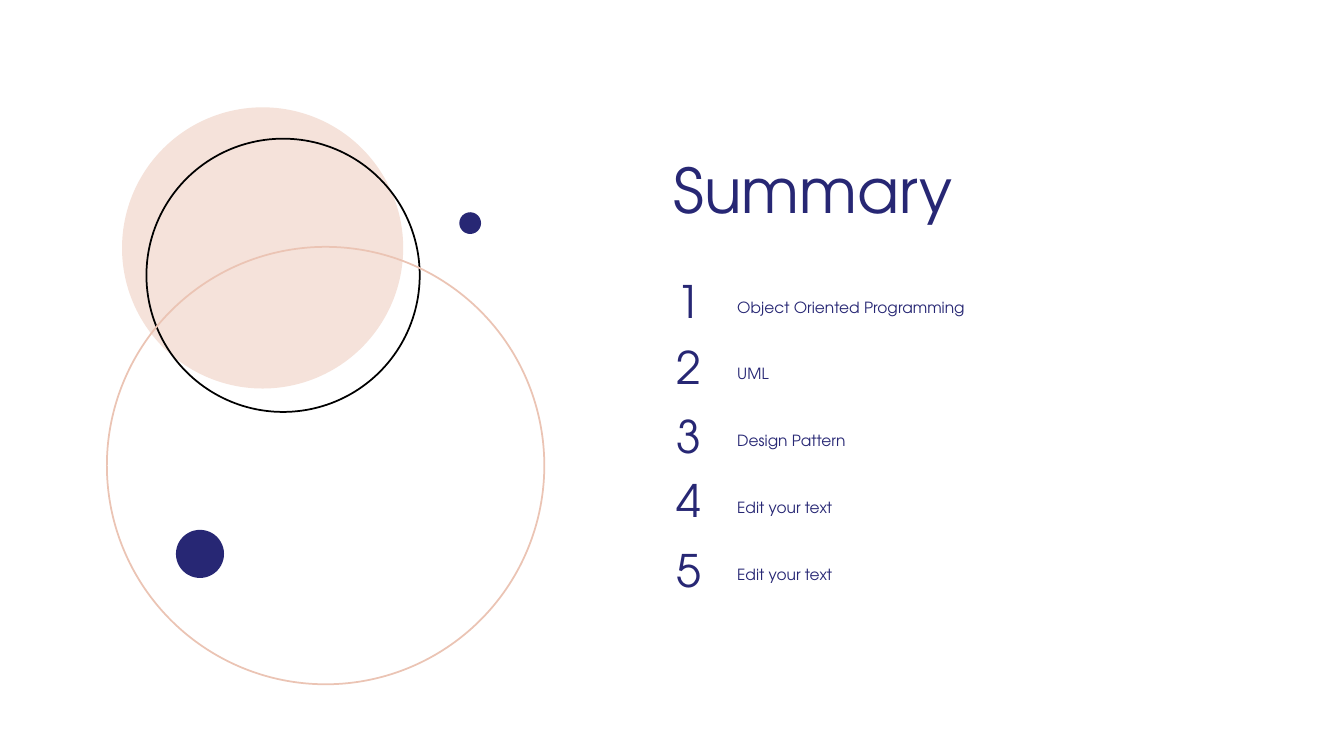
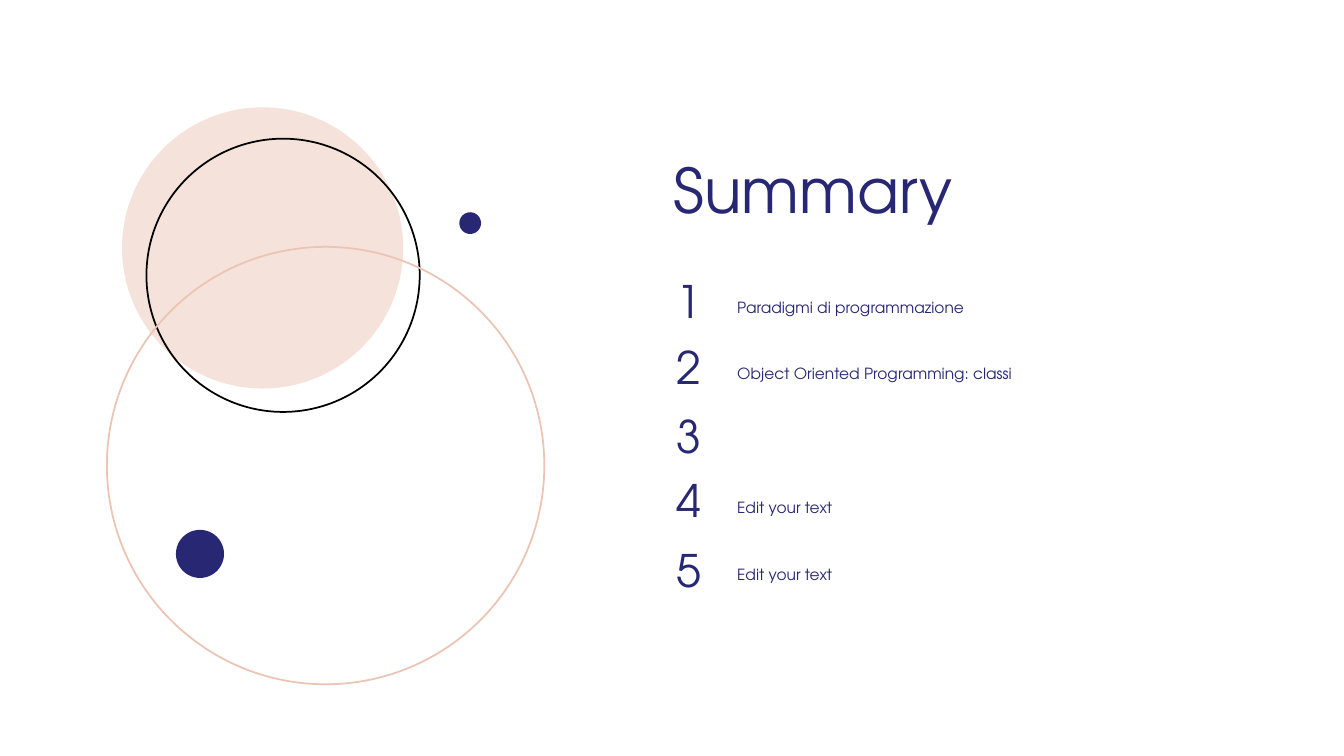
Before and after one commit to GMATZEU42/WS, a slide deck: slide 3 of WS02/WS_2.odp. Drawn at 1344x756 pixels with LibreOffice and Linux fonts; fonts in the diff are those of the drawing; background and template pictures are left out. Boxes give left, top, right and bottom in pixels: in the first picture for what was removed or moved away, otherwise in the second. Text is boxed around its words. In the diff, an @@ line names an element or a change of style, - is before the commit and + after.

```diff
--- a/WS02/WS_2.odp
+++ b/WS02/WS_2.odp
@@ text at (x1=737, y1=301, x2=964, y2=317): text changed @@
-Object Oriented Programming
+Paradigmi di programmazione
@@ text at (x1=737, y1=367, x2=1012, y2=383): text changed @@
-UML
+Object Oriented Programming: classi
@@ text removed at (x1=737, y1=434, x2=846, y2=450) @@
-Design Pattern
```
Also in this commit, not shown: 5 other slides changed, 2 slides added, 3 slides removed.
